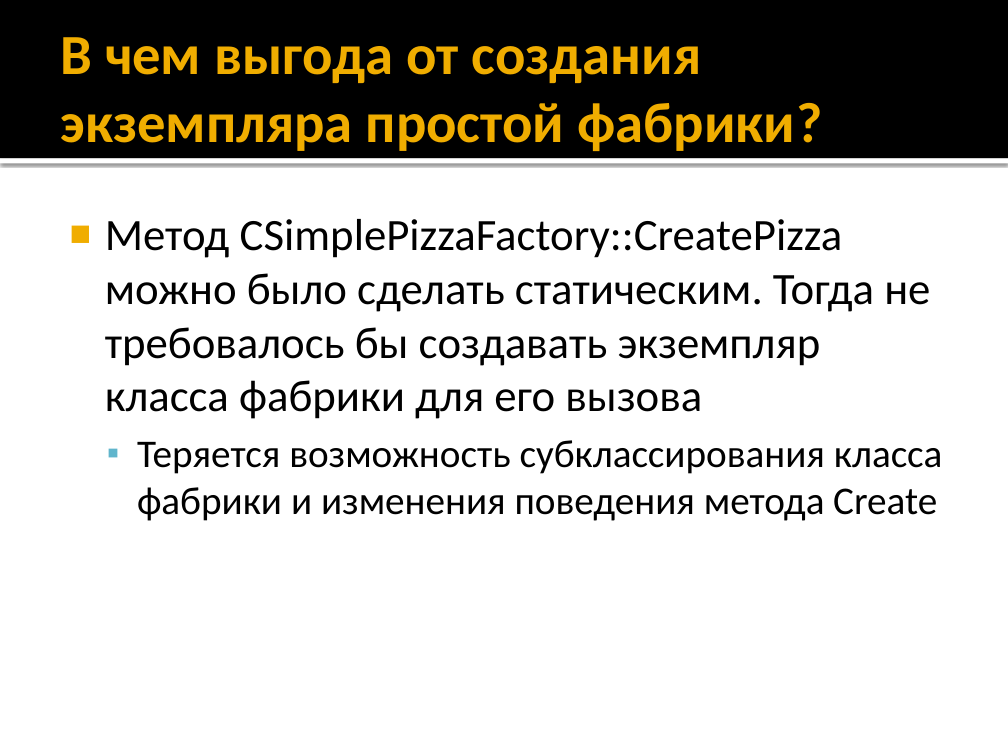
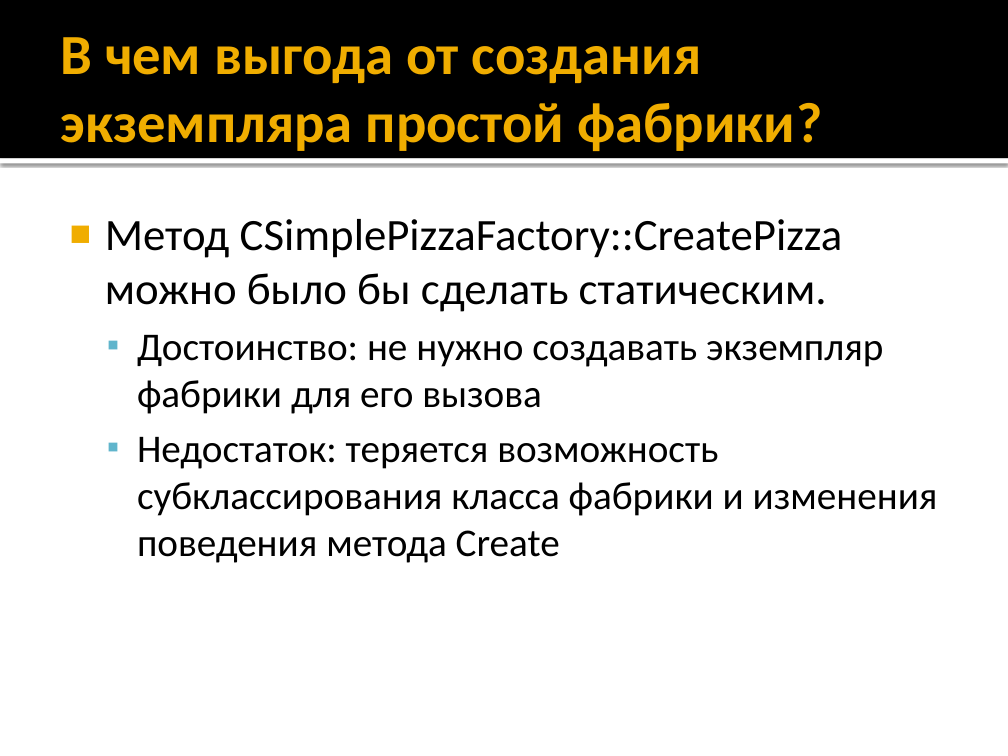
Before and after one commit to alexey-malov/ood, a slide deck: slide 13 of lectures/04.factory/factory.pptx. Drawn at 1008x756 pixels with LibreOffice and Linux fonts; fonts in the diff are those of the drawing. Boxes give left, top, right and bottom in pixels: in the first picture for what was removed or moved away, otherwise in the second. Text is boxed around its words. In the diff, an @@ line names an element or a change of style, - is before the commit and + after.

```diff
--- a/lectures/04.factory/factory.pptx
+++ b/lectures/04.factory/factory.pptx
@@ text at [105,219,938,563]: text changed; size 32 to 28 pt @@
-■ Метод CSimplePizzaFactory::CreatePizza можно было сделать статическим. Тогда не требовалось бы создавать экземпляр класса фабрики для его вызова
-  ▪ Теряется возможность субклассирования класса фабрики и изменения поведения метода Create
+■ Метод CSimplePizzaFactory::CreatePizza можно было бы сделать статическим.
+  ▪ Достоинство: не нужно создавать экземпляр фабрики для его вызова
+  ▪ Недостаток: теряется возможность субклассирования класса фабрики и изменения поведения метода Create
```
Also in this commit, not shown: 5 other slides changed.
